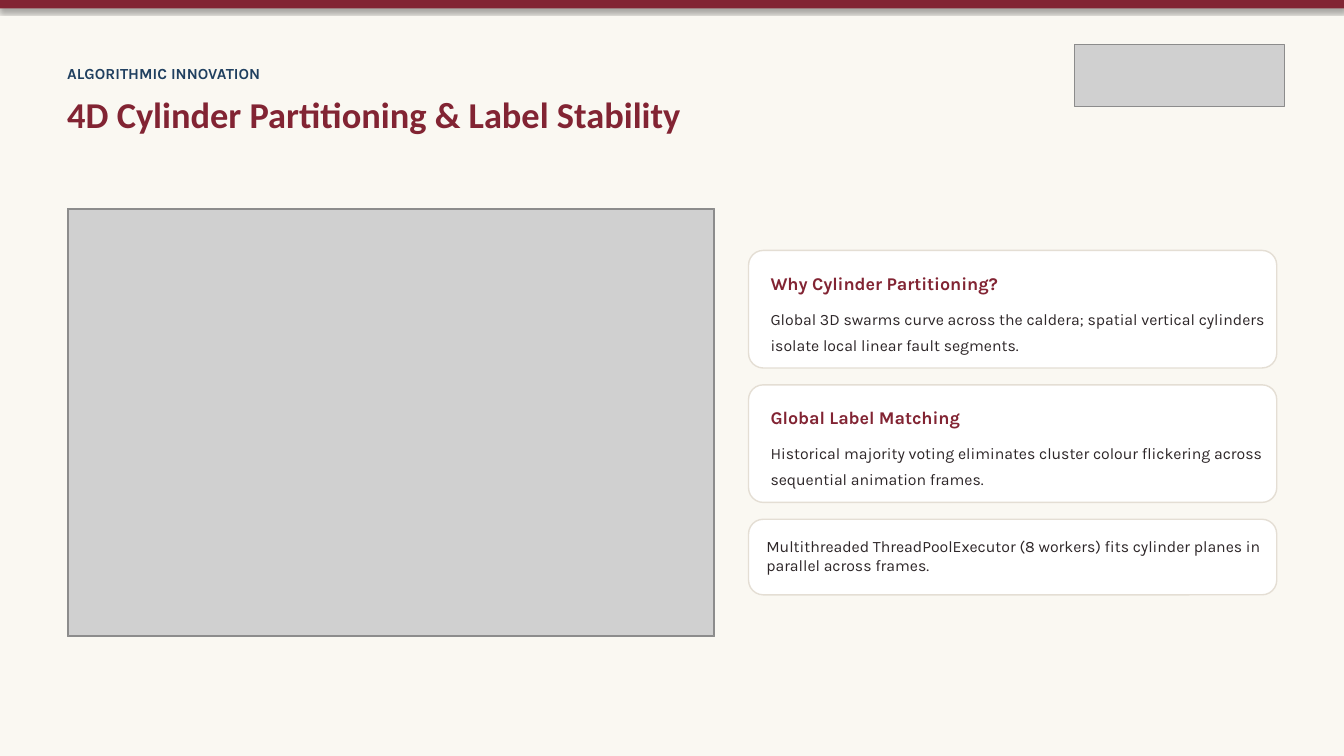
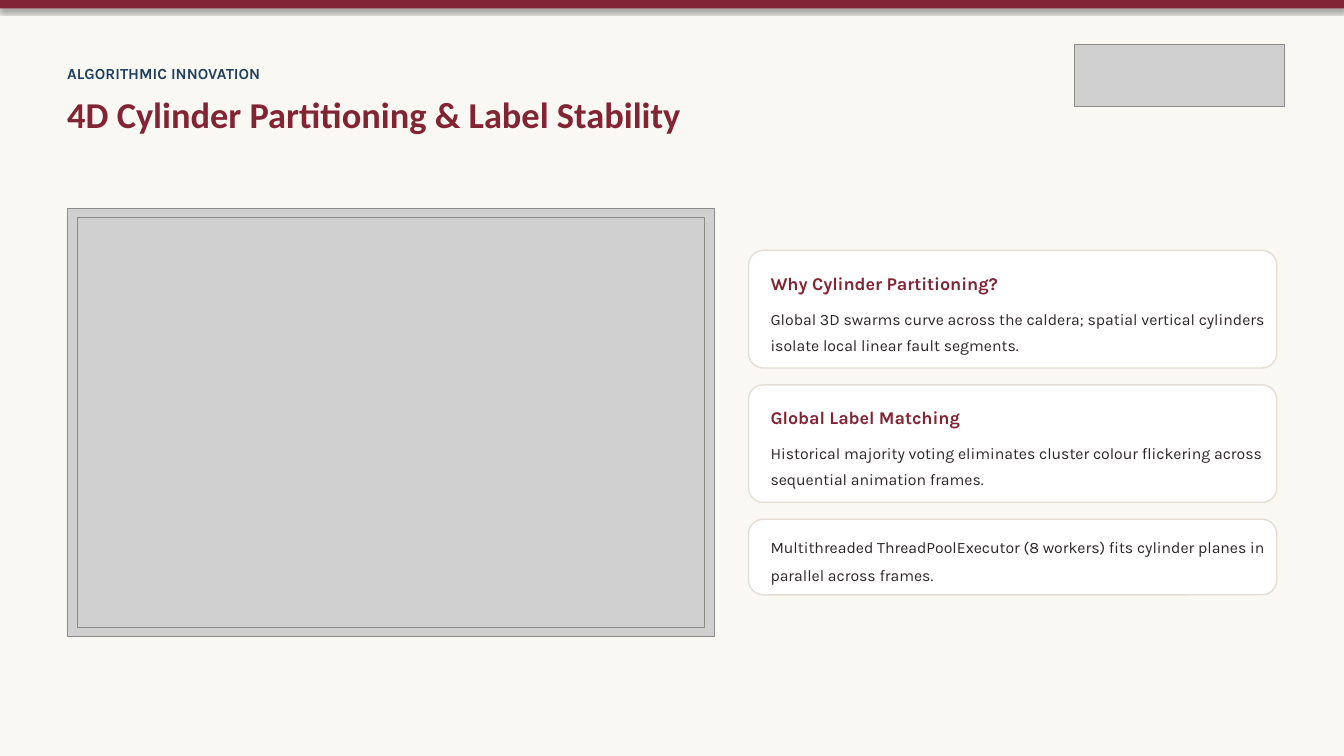
Before and after one commit to Crucio104/Seismic-Viewer-Presentation, a slide deck: slide 11 of thesis/presentation/Seismic Viewer - Thesis Defense.pptx. Drawn at 1344x756 pixels with LibreOffice and Linux fonts; fonts in the diff are those of the drawing; grey boxes stand for pictures. Boxes give left, top, right and bottom in pixels: in the first picture for what was removed or moved away, otherwise in the second. Text is boxed around its words. In the diff, an @@ line names an element or a change of style, - is before the commit and + after.

```diff
--- a/thesis/presentation/Seismic Viewer - Thesis Defense.pptx
+++ b/thesis/presentation/Seismic Viewer - Thesis Defense.pptx
@@ picture: place and size @@
-picture at bbox=[69, 210, 715, 636]
+picture at bbox=[78, 218, 705, 628]
@@ text "Multithreaded ThreadPoolExecutor (8 workers) fits ..." at bbox=[771, 541, 1264, 585]: line spacing 1 to 1.5 @@
```
Also in this commit, not shown: 10 other slides changed, 9 other files.
